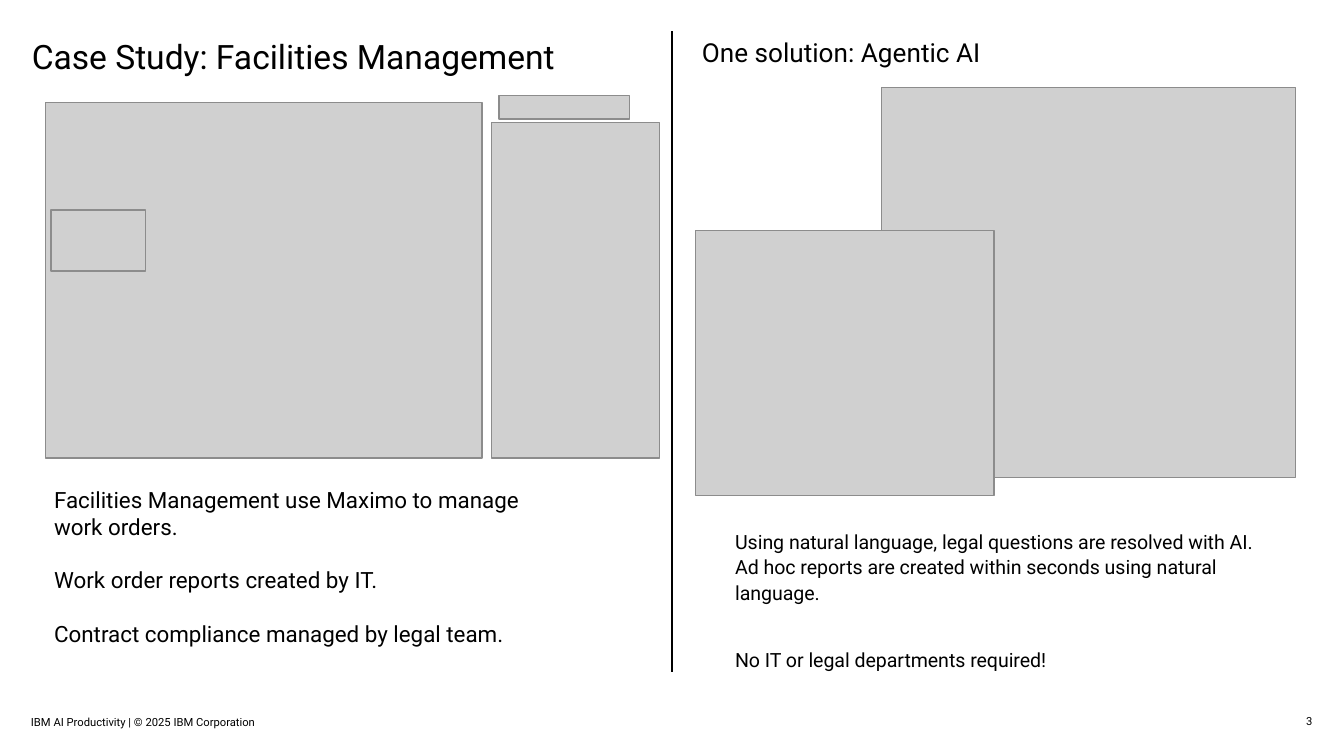
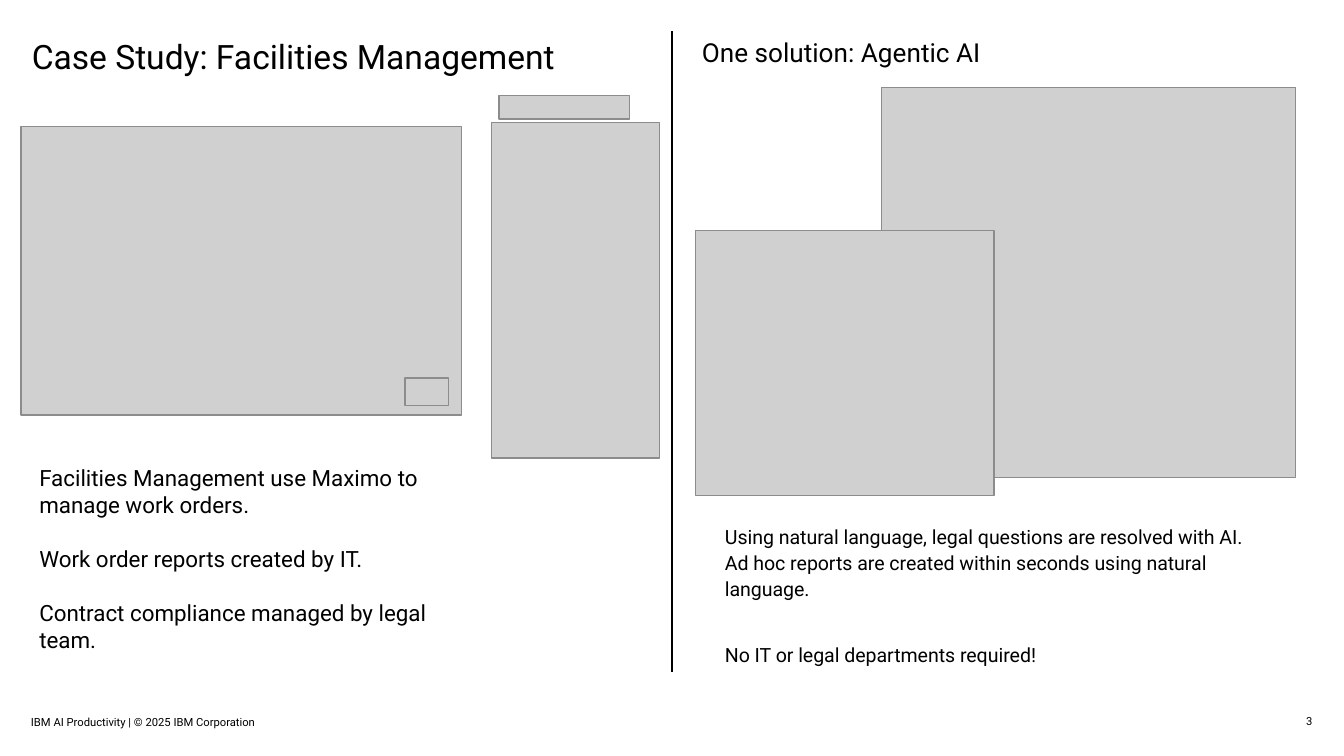
Before and after one commit to ncrowther/wxo-maximo, a slide deck: slide 3 of docs/MaximoWxo.pptx. Drawn at 1344x756 pixels with LibreOffice and Linux fonts; fonts in the diff are those of the drawing; grey boxes stand for pictures. Boxes give left, top, right and bottom in pixels: in the first picture for what was removed or moved away, otherwise in the second. Text is boxed around its words. In the diff, an @@ line names an element or a change of style, - is before the commit and + after.

```diff
--- a/docs/MaximoWxo.pptx
+++ b/docs/MaximoWxo.pptx
@@ picture resized from (x1=46, y1=103, x2=482, y2=458) to (x1=22, y1=126, x2=462, y2=414) @@
@@ picture resized from (x1=51, y1=210, x2=145, y2=271) to (x1=405, y1=378, x2=448, y2=405) @@
@@ text "Facilities Management use Maximo to ..." rewrapped from (x1=54, y1=491, x2=519, y2=647) to (x1=39, y1=469, x2=426, y2=649) @@
@@ text "Using natural language, legal questions ..." moved from (x1=735, y1=534, x2=1253, y2=671) to (x1=725, y1=529, x2=1242, y2=666) @@
```
Also in this commit, not shown: 3 other slides changed, 2 other files.
